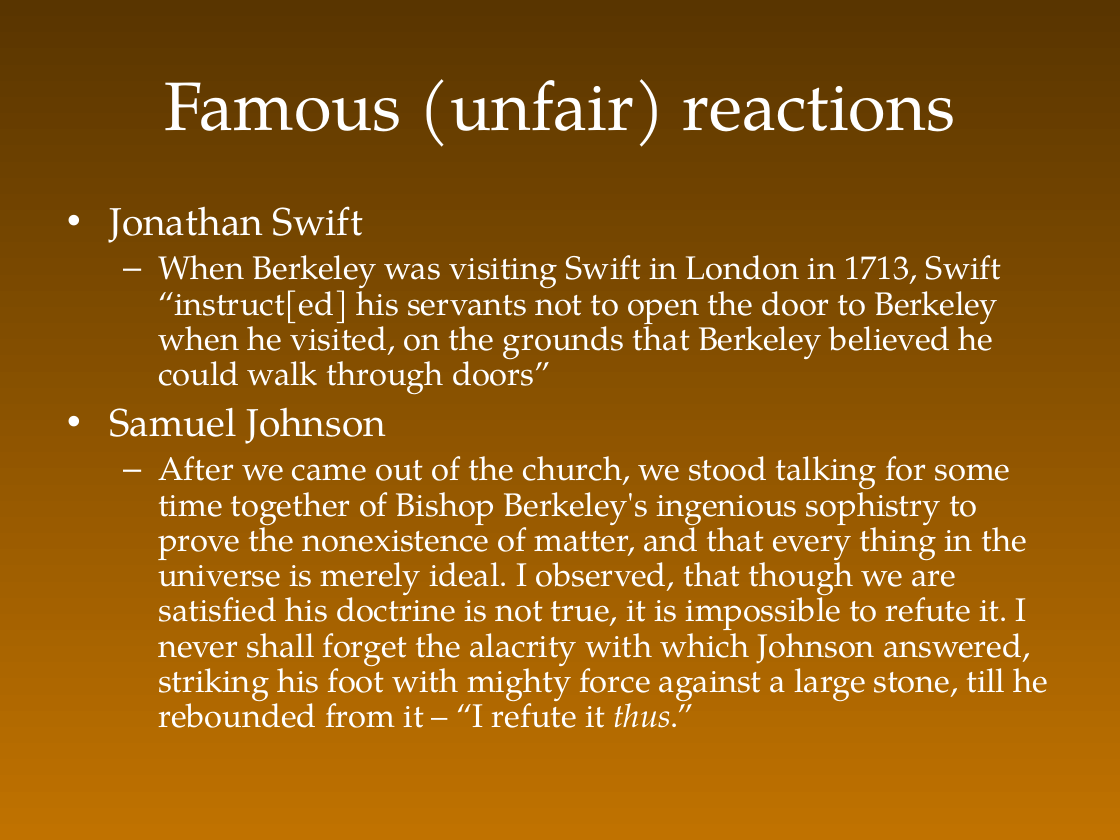
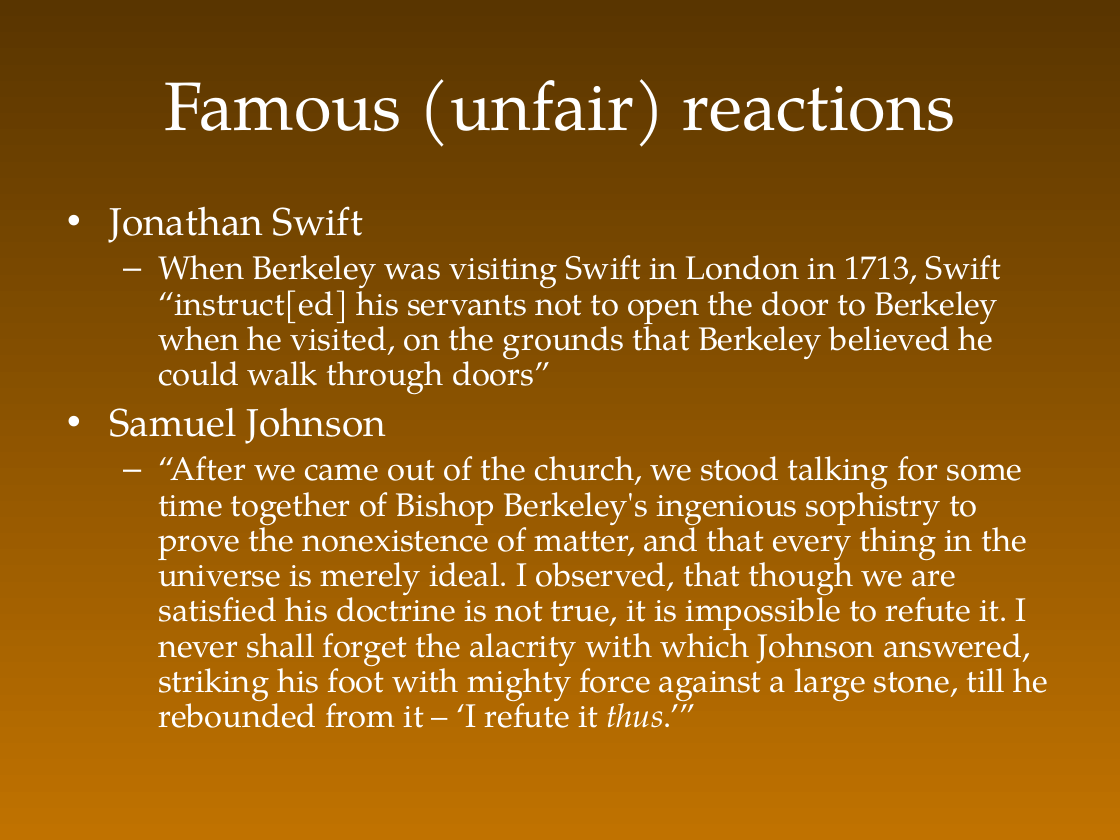
Before and after one commit to colemitchell/colemitchell.github.io, a slide deck: slide 5 of PHIL2220/Berkeley.ppt. Drawn at 1120x840 pixels with LibreOffice and Linux fonts; fonts in the diff are those of the drawing. Boxes give left, top, right and bottom in pixels: in the first picture for what was removed or moved away, otherwise in the second. Text is boxed around its words. In the diff, an @@ line names an element or a change of style, - is before the commit and + after.

```diff
--- a/PHIL2220/Berkeley.ppt
+++ b/PHIL2220/Berkeley.ppt
@@ text at (158, 456, 1049, 728): text changed @@
-  – After we came out of the church, we stood talking for some time together of Bishop Berkeley's ingenious sophistry to prove the nonexistence of matter, and that every thing in the universe is merely ideal. I observed, that though we are satisfied his doctrine is not true, it is impossible to refute it. I never shall forget the alacrity with which Johnson answered, striking his foot with mighty force against a large stone, till he rebounded from it – “I refute it thus.”
+  – “After we came out of the church, we stood talking for some time together of Bishop Berkeley's ingenious sophistry to prove the nonexistence of matter, and that every thing in the universe is merely ideal. I observed, that though we are satisfied his doctrine is not true, it is impossible to refute it. I never shall forget the alacrity with which Johnson answered, striking his foot with mighty force against a large stone, till he rebounded from it – ‘I refute it thus.’”
```
Also in this commit, not shown: 8 other slides changed, 2 slides removed, 2 other files.
